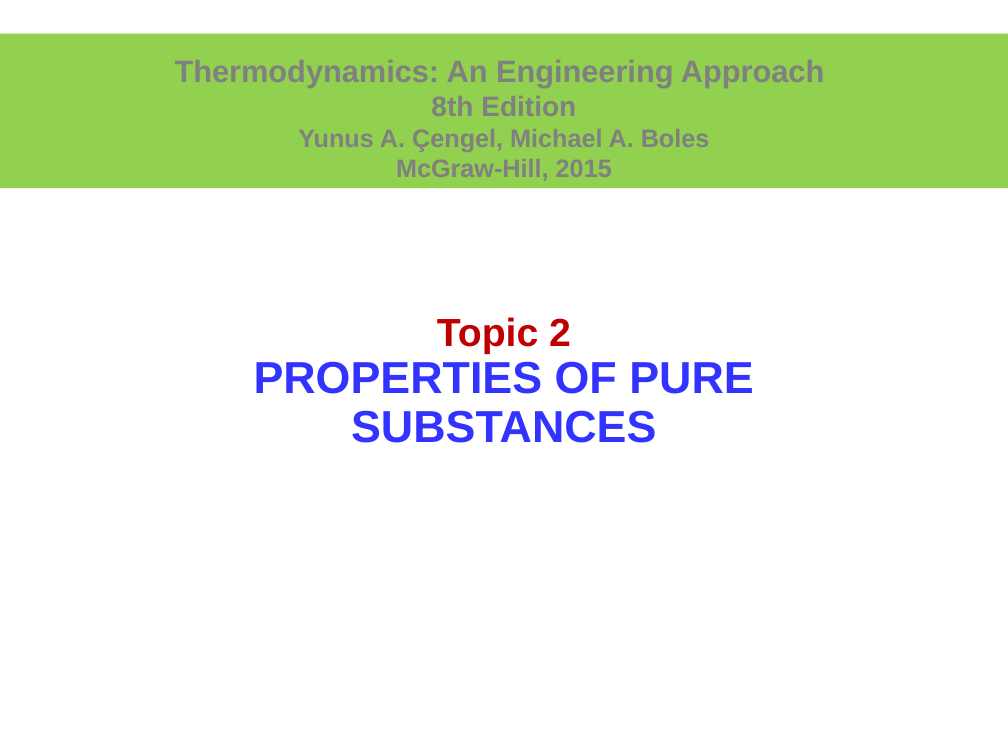
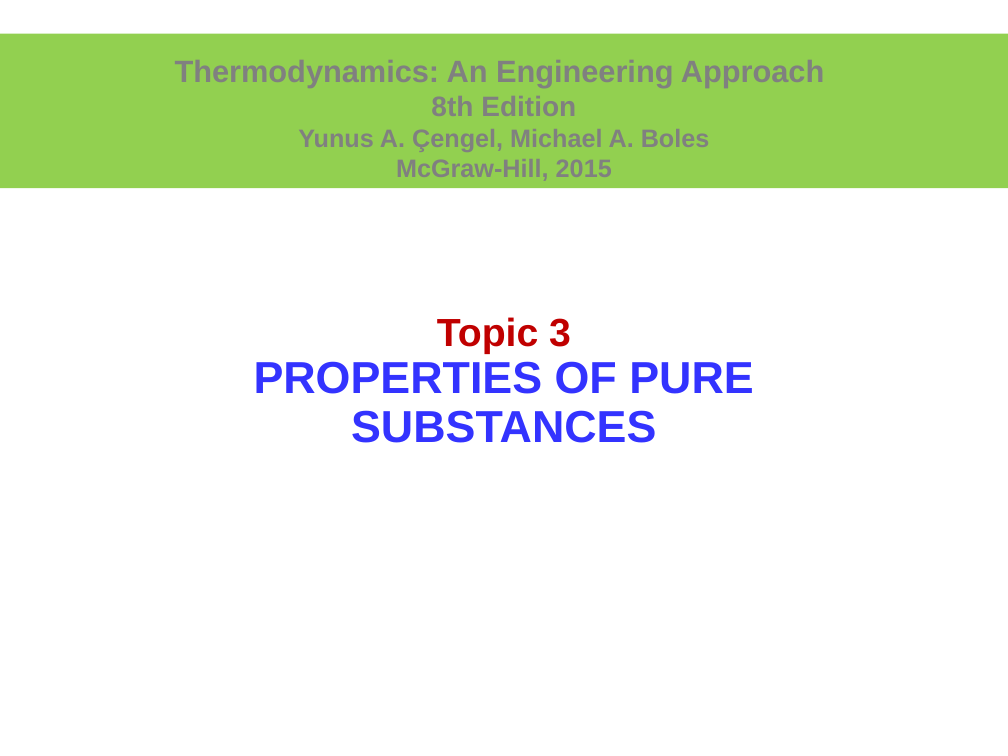
Before and after one commit to longapalooza/ENGR222_222, a slide deck: slide 1 of 03.Properties of Pure Substances.pptx. Drawn at 1008x756 pixels with LibreOffice and Linux fonts; fonts in the diff are those of the drawing. Boxes give left, top, right and bottom in pixels: in the first picture for what was removed or moved away, otherwise in the second. Text is boxed around its words. In the diff, an @@ line names an element or a change of style, - is before the commit and + after.

```diff
--- a/03.Properties of Pure Substances.pptx
+++ b/03.Properties of Pure Substances.pptx
@@ title at [254,317,753,443]: text changed @@
-Topic 2
-PROPERTIES OF PURE SUBSTANCES
+Topic 3
+PROPERTIES OF PURE SUBSTANCES
```
Also in this commit, not shown: 17 other files.
